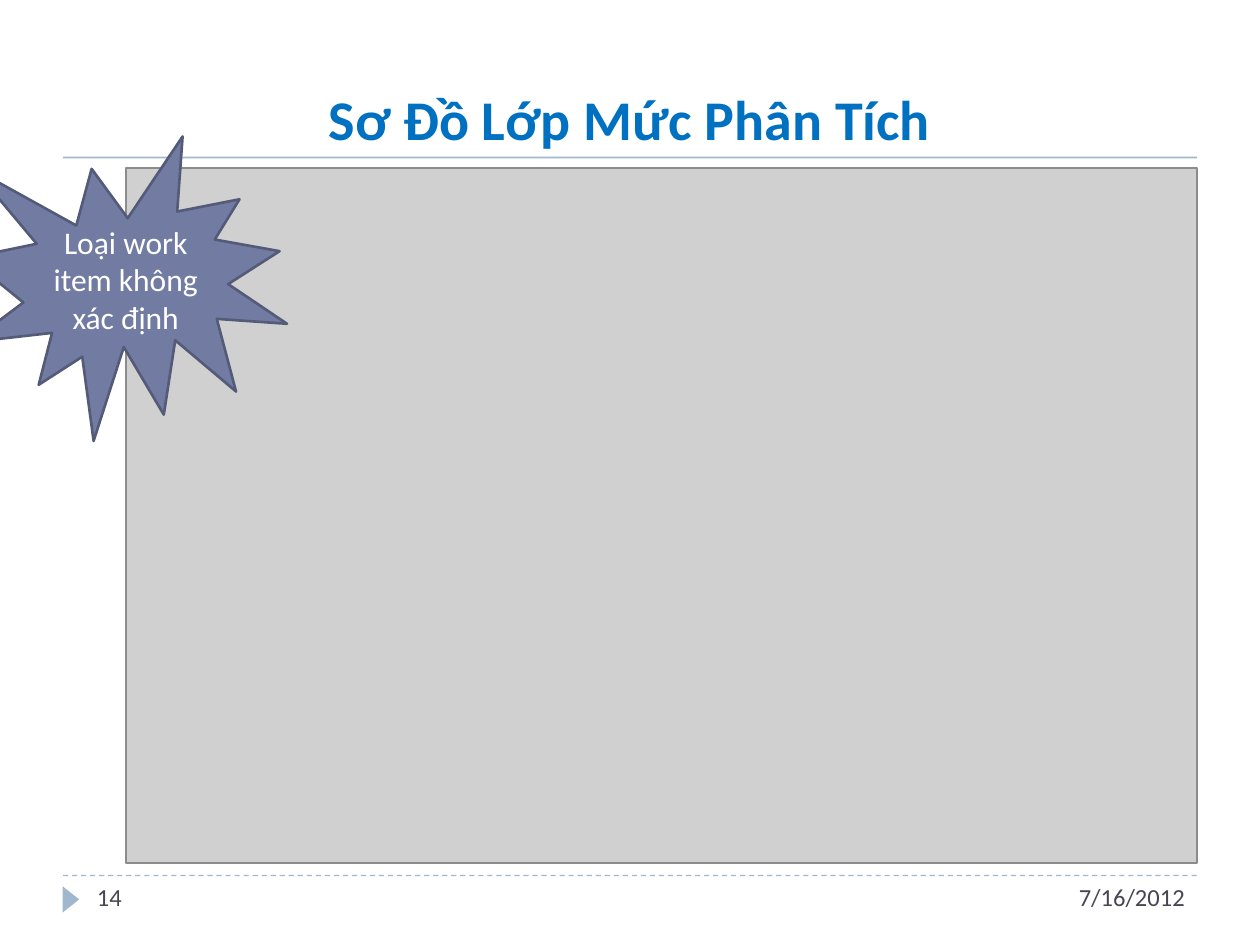
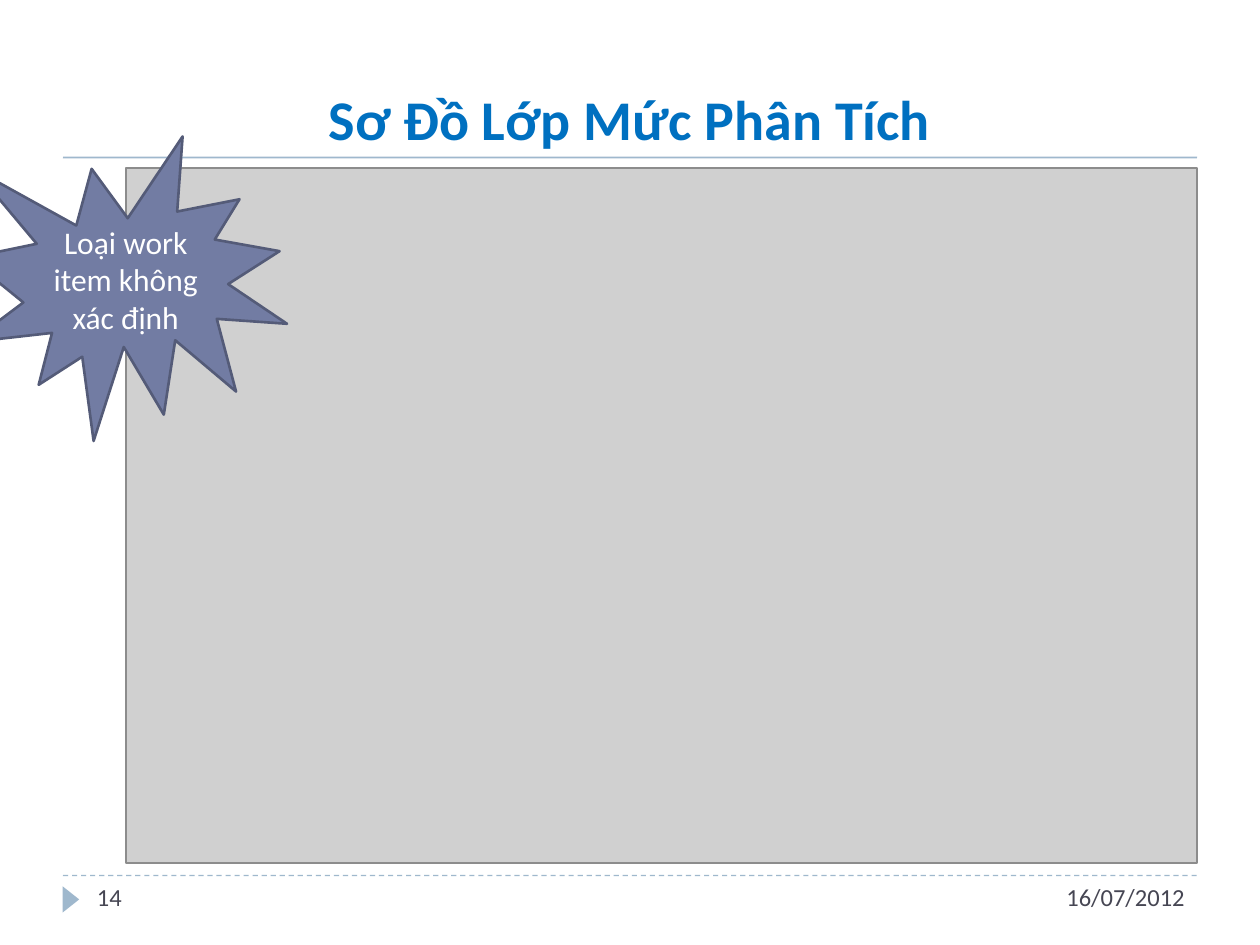
Before and after one commit to andungtra/he-thong-quan-ly-tuong-tac, a slide deck: slide 14 of Report/ppt/Presentation.pptx. Drawn at 1260x945 pixels with LibreOffice and Linux fonts; fonts in the diff are those of the drawing; grey boxes stand for pictures; background and template pictures are left out. Boxes give left, top, right and bottom in pixels: in the first picture for what was removed or moved away, otherwise in the second. Text is boxed around its words. In the diff, an @@ line names an element or a change of style, - is before the commit and + after.

```diff
--- a/Report/ppt/Presentation.pptx
+++ b/Report/ppt/Presentation.pptx
@@ text at (1066,889,1184,907): text changed @@
-7/16/2012
+16/07/2012
```
Also in this commit, not shown: 46 other slides changed.
